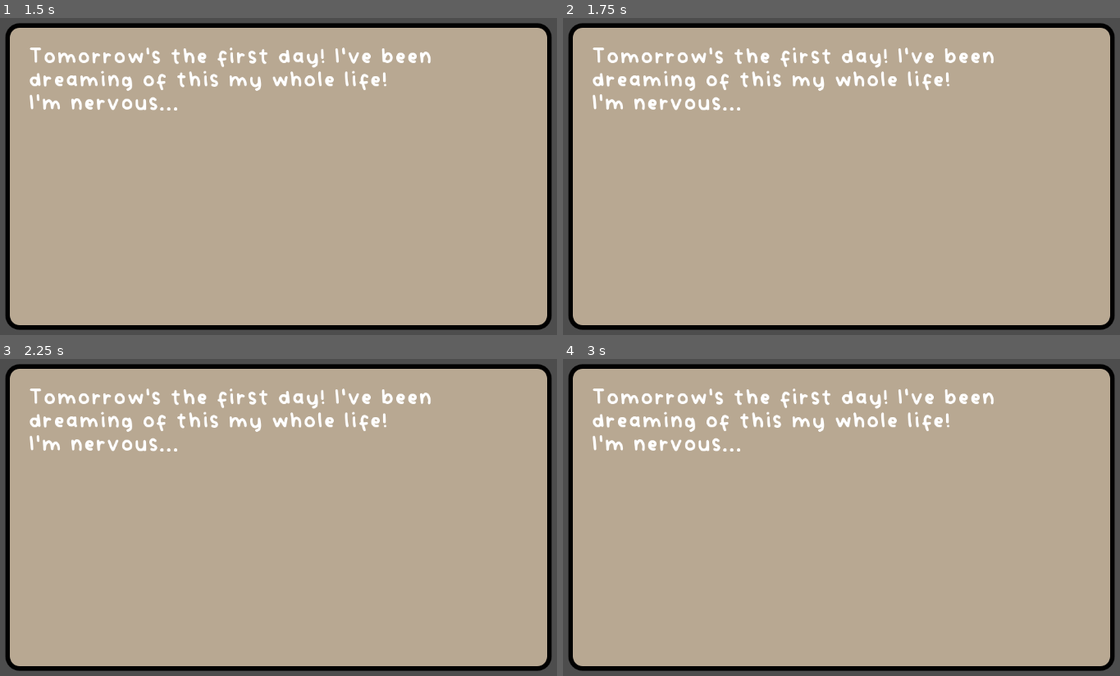
Above: before the commit, frames 1-4 (two rows, left to right).
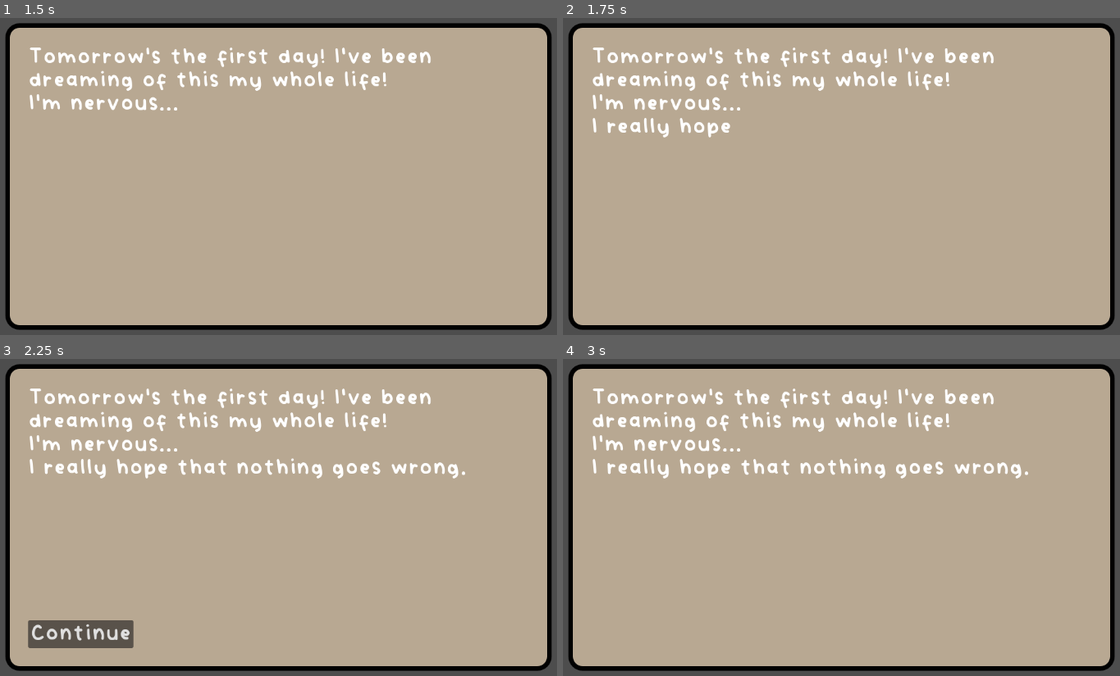
Above: after the commit, the same moments.

Repository: starlightlacuna/godot-wild-jam-75
Game: Godot game, scene res://journal.tscn
Same seed, same stepped clock (60 frames per second), same inputs: the game is played once before the commit and once after it.
Inputs (mouse positions are in pixels of both pictures, inside the frame that each line leads up to):
- Up to frame 1 (1.5 s): click "nervous..." at 1.25 s
- Up to frame 2 (1.75 s): no input
- Up to frame 3 (2.25 s): no input
- Up to frame 4 (3 s): click (646, 634) at 2.75 s, where only the run after the commit has a clickable "Continue"

Frame 1 is identical in both runs. In frame 2, 0.4% of the frame differs, in the area x 5-31%, y 31-38%; in frame 3, 2.9%, in the area x 5-84%, y 31-92%; in frame 4, 1.3%.

Commit message:
Continue to struggle

Diff:
--- a/Data/Day 1/day1_1.tres
+++ b/Data/Day 1/Entries/day1_1.tres
@@ -1,9 +1,9 @@
 [gd_resource type="Resource" script_class="JournalEntryData" load_steps=5 format=3 uid="uid://bvfa6wlqyu7gk"]
 
 [ext_resource type="Script" path="res://Data/choice_data.gd" id="1_cm2xq"]
-[ext_resource type="Resource" uid="uid://dm4klkgqvv15j" path="res://Data/Day 1/day1_excited.tres" id="2_6pnko"]
+[ext_resource type="Resource" uid="uid://dm4klkgqvv15j" path="res://Data/Day 1/Choices/day1_excited.tres" id="2_6pnko"]
 [ext_resource type="Script" path="res://Data/journal_entry_data.gd" id="2_y0l8c"]
-[ext_resource type="Resource" uid="uid://die0v565yua2o" path="res://Data/Day 1/day1_nervous.tres" id="3_d8uhe"]
+[ext_resource type="Resource" uid="uid://die0v565yua2o" path="res://Data/Day 1/Choices/day1_nervous.tres" id="3_d8uhe"]
 
 [resource]
 script = ExtResource("2_y0l8c")
--- /dev/null
+++ b/Data/Day 1/Entries/day1_2_excited.tres
@@ -0,0 +1,12 @@
+[gd_resource type="Resource" script_class="JournalEntryData" load_steps=5 format=3 uid="uid://ctfm1ju1x6jh3"]
+
+[ext_resource type="Script" path="res://Data/choice_data.gd" id="1_8kxpo"]
+[ext_resource type="Resource" uid="uid://drngiwv6401v0" path="res://Data/continue.tres" id="2_0rlac"]
+[ext_resource type="Resource" uid="uid://cftthc8brjq36" path="res://Data/Day 1/Entries/day1_3.tres" id="3_k1olq"]
+[ext_resource type="Script" path="res://Data/journal_entry_data.gd" id="4_vynrf"]
+
+[resource]
+script = ExtResource("4_vynrf")
+text = "This is going to be great!"
+choices = Array[ExtResource("1_8kxpo")]([ExtResource("2_0rlac")])
+next_entry = ExtResource("3_k1olq")
--- /dev/null
+++ b/Data/Day 1/Entries/day1_2_nervous.tres
@@ -0,0 +1,12 @@
+[gd_resource type="Resource" script_class="JournalEntryData" load_steps=5 format=3 uid="uid://citamryy80dpa"]
+
+[ext_resource type="Script" path="res://Data/choice_data.gd" id="1_vi2jd"]
+[ext_resource type="Resource" uid="uid://drngiwv6401v0" path="res://Data/continue.tres" id="2_o4btd"]
+[ext_resource type="Resource" uid="uid://cftthc8brjq36" path="res://Data/Day 1/Entries/day1_3.tres" id="3_lqvlg"]
+[ext_resource type="Script" path="res://Data/journal_entry_data.gd" id="4_rd27n"]
+
+[resource]
+script = ExtResource("4_rd27n")
+text = "I really hope that nothing goes wrong."
+choices = Array[ExtResource("1_vi2jd")]([ExtResource("2_o4btd")])
+next_entry = ExtResource("3_lqvlg")
--- /dev/null
+++ b/Data/Day 1/Entries/day1_3.tres
@@ -0,0 +1,9 @@
+[gd_resource type="Resource" script_class="JournalEntryData" load_steps=3 format=3 uid="uid://cftthc8brjq36"]
+
+[ext_resource type="Script" path="res://Data/choice_data.gd" id="1_dvp1f"]
+[ext_resource type="Script" path="res://Data/journal_entry_data.gd" id="2_tjucs"]
+
+[resource]
+script = ExtResource("2_tjucs")
+text = "\\nI saw the class roster, and I saw Sam. He's "
+choices = Array[ExtResource("1_dvp1f")]([])
--- a/Data/journal_entry_data.gd
+++ b/Data/journal_entry_data.gd
@@ -6,3 +6,22 @@
 
 ## Choices to present to the player after all text is loaded.
 @export var choices: Array[ChoiceData]
+
+## The next entry in the chain. Only used when the entry has the "Continue" choice.
+@export var next_entry: JournalEntryData
+
+
+#class_name JournalEntryData
+#extends Resource
+#
+#var list: Array = [
+	#"Entry Text",
+	#[ChoiceData1, ChoiceData2],
+	#"Entry Text",
+	#"Entry Text",
+	#[ChoiceData3, ChoiceData4]
+#]
+#
+### Must be overridden!
+#func get_next_index() -> int:
+	#return
--- a/journal.gd
+++ b/journal.gd
@@ -20,21 +20,24 @@
 
 func _on_journal_label_donezo() -> void:
 	if choice_made:
-		var has_next_entry: bool = JournalManager.get_next_journal_entry()
-		if not has_next_entry:
+		var has_next_entry: bool = true if JournalManager.current_entry.next_entry else false
+		var continue_day: bool = JournalManager.get_next_journal_entry(has_next_entry)
+		if not continue_day:
 			# TODO: Move to end of day summary?
 			return
-		journal_label.initialize(JournalManager.current_entry.text)
+		journal_label.append_text(JournalManager.current_entry.text)
 		journal_label.start_text_advance()
+		choice_made = false
 	else:
 		show_choices()
 
 func _on_choice_button_pressed(choice_data: ChoiceData) -> void:
 	# TODO - Add choice selection animation.
 	clear_choices()
-	journal_label.append_choice_text(choice_data.text + "\n")
+	if choice_data.choice_tag != ChoiceData.Tags.CONTINUE:
+		journal_label.append_choice_text(choice_data.text + "\n")
+		JournalManager.append_choice(choice_data)
 	choice_made = true
-	JournalManager.append_choice(choice_data)
 
 func clear_choices() -> void:
 	for child in choice_container.get_children():
--- a/journal_manager.gd
+++ b/journal_manager.gd
@@ -1,9 +1,9 @@
 extends Node
 
-const starting_journal_entry: JournalEntryData = preload("res://Data/Day 1/day1_1.tres")
+const starting_journal_entry: JournalEntryData = preload("res://Data/Day 1/Entries/day1_1.tres")
 
-var choice_history: Array = []
-var current_entry: JournalEntryData = preload("res://Data/Day 1/day1_1.tres")
+var choice_history: Array[ChoiceData] = []
+var current_entry: JournalEntryData = starting_journal_entry
 
 func _ready() -> void:
 	pass
@@ -12,5 +12,21 @@
 	choice_history.append(data)
 	# TODO: Apply effects of the choice?
 
-func get_next_journal_entry() -> bool:
+## Updates current_entry. Returns true if the next entry should be appended to the current journal
+## label string. If false, we take the player to the next day.
+## If next_entry_flag is true, we move to current_entry.next_entry.
+func get_next_journal_entry(next_entry_flag: bool) -> bool:
+	if next_entry_flag:
+		current_entry = current_entry.next_entry
+		return true
+
+	match choice_history[-1].choice_tag:
+		ChoiceData.Tags.DAY1_NERVOUS:
+			current_entry = preload("res://Data/Day 1/Entries/day1_2_nervous.tres")
+			return true
+		ChoiceData.Tags.DAY1_EXCITED:
+			current_entry = preload("res://Data/Day 1/Entries/day1_2_excited.tres")
+			return true
+		ChoiceData.Tags.CONTINUE:
+			return true
 	return false
Renamed: Data/Day 1/day1_excited.tres -> Data/Day 1/Choices/day1_excited.tres
Renamed: Data/Day 1/day1_nervous.tres -> Data/Day 1/Choices/day1_nervous.tres
